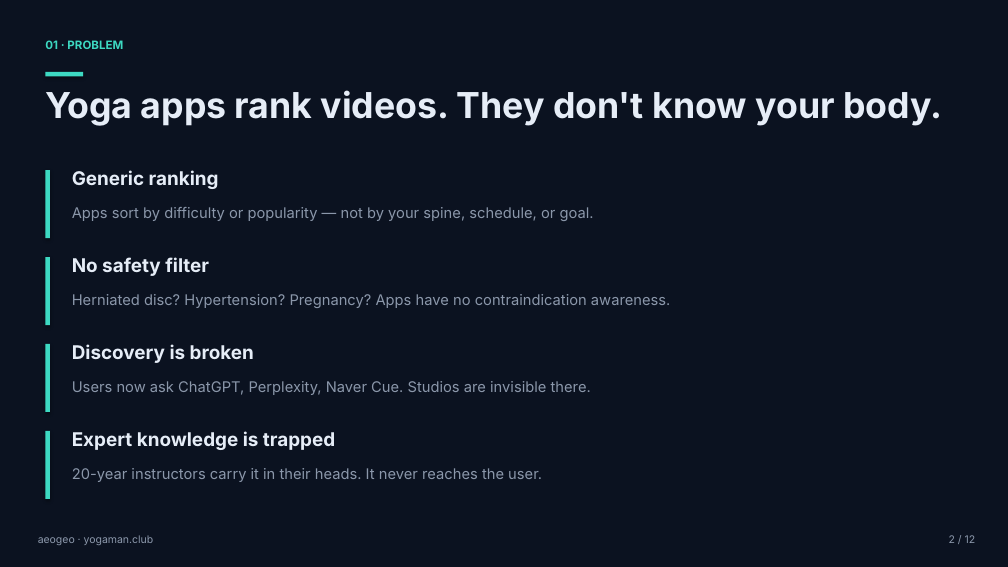
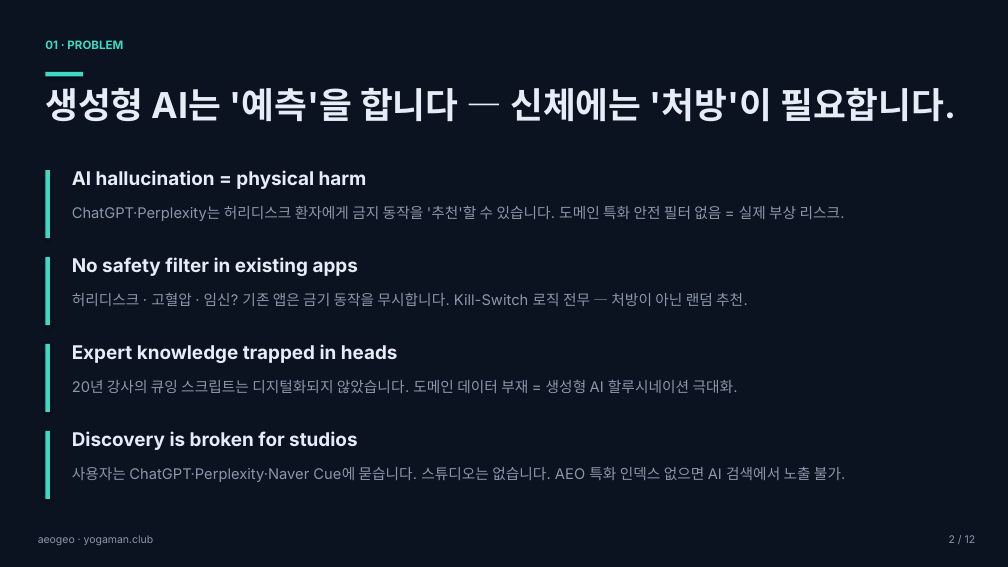
Before and after one commit to prgrms-aibe-devcourse/AIBE5_FinalProject_Team11, a slide deck: slide 2 of pitch/aeogeo_pitch_deck.pptx. Drawn at 1008x567 pixels with LibreOffice and Linux fonts; fonts in the diff are those of the drawing. Boxes give left, top, right and bottom in pixels: in the first picture for what was removed or moved away, otherwise in the second. Text is boxed around its words. In the diff, an @@ line names an element or a change of style, - is before the commit and + after.

```diff
--- a/pitch/aeogeo_pitch_deck.pptx
+++ b/pitch/aeogeo_pitch_deck.pptx
@@ text at [45, 88, 956, 122]: text changed @@
-Yoga apps rank videos. They don't know your body.
+생성형 AI는 '예측'을 합니다 — 신체에는 '처방'이 필요합니다.
@@ text at [72, 170, 367, 189]: text changed @@
-Generic ranking
+AI hallucination = physical harm
@@ text at [72, 206, 845, 221]: text changed @@
-Apps sort by difficulty or popularity — not by your spine, schedule, or goal.
+ChatGPT·Perplexity는 허리디스크 환자에게 금지 동작을 '추천'할 수 있습니다. 도메인 특화 안전 필터 없음 = 실제 부상 리스크.
@@ text at [72, 257, 358, 276]: text changed @@
-No safety filter
+No safety filter in existing apps
@@ text at [72, 293, 748, 306]: text changed @@
-Herniated disc? Hypertension? Pregnancy? Apps have no contraindication awareness.
+허리디스크 · 고혈압 · 임신? 기존 앱은 금기 동작을 무시합니다. Kill-Switch 로직 전무 — 처방이 아닌 랜덤 추천.
@@ text at [72, 344, 398, 363]: text changed @@
-Discovery is broken
+Expert knowledge trapped in heads
@@ text at [72, 380, 738, 393]: text changed @@
-Users now ask ChatGPT, Perplexity, Naver Cue. Studios are invisible there.
+20년 강사의 큐잉 스크립트는 디지털화되지 않았습니다. 도메인 데이터 부재 = 생성형 AI 할루시네이션 극대화.
@@ text at [72, 431, 357, 450]: text changed @@
-Expert knowledge is trapped
+Discovery is broken for studios
@@ text at [72, 467, 845, 482]: text changed @@
-20-year instructors carry it in their heads. It never reaches the user.
+사용자는 ChatGPT·Perplexity·Naver Cue에 묻습니다. 스튜디오는 없습니다. AEO 특화 인덱스 없으면 AI 검색에서 노출 불가.
```
Also in this commit, not shown: 6 other slides changed, 3 slides added, 3 slides removed, 10 other files.
